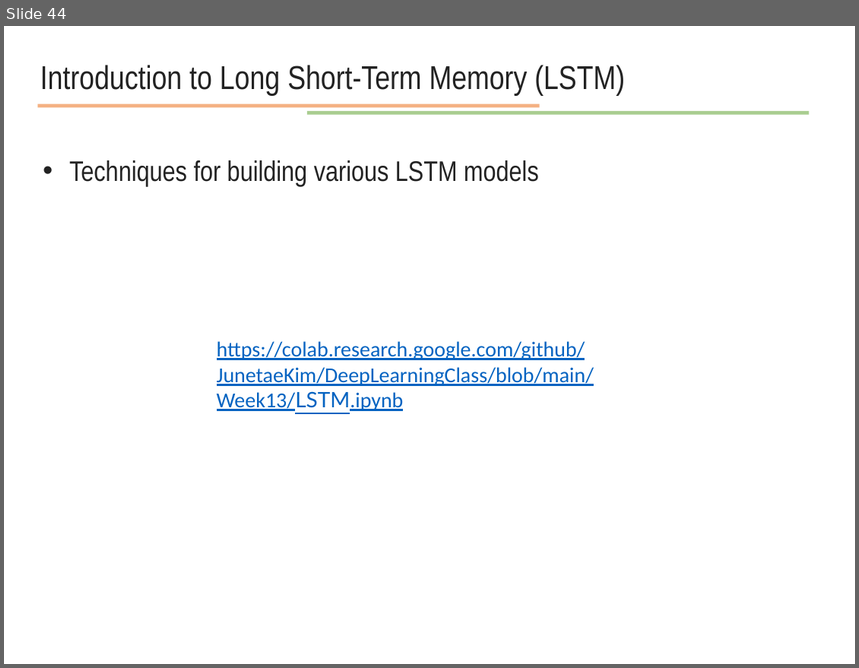
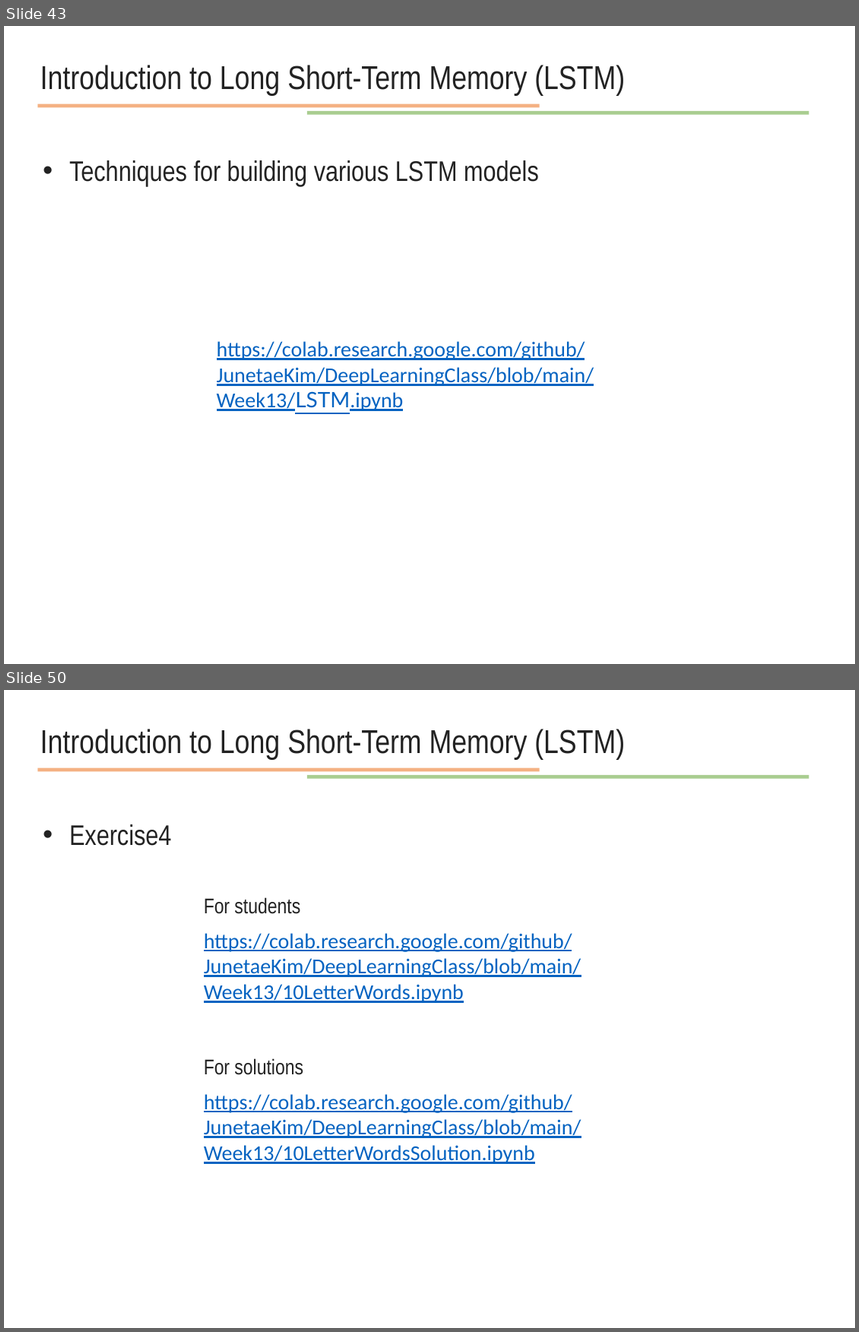
Before and after one commit to JunetaeKim/DeepLearningClass, a slide deck: Week13/week13 time series and sequential data.pptx. Shown one above the other, each under a label of ours: slide 44 before the commit, slides 43 and 50 after it; the slides between them are not shown. The pictures are 859x668 and 859x1332 pixels, drawn with LibreOffice and Linux fonts; fonts in the diff are those of the drawing. Boxes give left, top, right and bottom in pixels: in the first picture for what was removed or moved away, otherwise in the second. Text is boxed around its words. In the diff, an @@ line names an element or a change of style, - is before the commit and + after.

```diff
--- a/Week13/week13 time series and sequential data.pptx
+++ b/Week13/week13 time series and sequential data.pptx
@@ slide 50 added at <box>4,690,855,1328</box>, background #FFFFFF @@
@@ text added at <box>40,729,625,760</box>, 28 pt, text #222222 @@
+Introduction to Long Short-Term Memory (LSTM)
@@ line added from (38, 770) to (539, 770), #ED7D31 3 pt @@
@@ line added from (307, 777) to (810, 777), #70AD47 3 pt @@
@@ text added at <box>69,825,171,846</box>, 24 pt, text #222222 @@
+• Exercise4
@@ text added at <box>204,897,300,914</box>, 18 pt, text #222222 @@
+For students
@@ text added at <box>204,933,582,1003</box>, 18 pt, text #0563C1, underline @@
+https://colab.research.google.com/github/JunetaeKim/DeepLearningClass/blob/main/Week13/10LetterWords.ipynb
@@ text added at <box>204,1059,303,1075</box>, 18 pt, text #222222 @@
+For solutions
@@ text added at <box>204,1094,582,1164</box>, 18 pt, text #0563C1, underline @@
+https://colab.research.google.com/github/JunetaeKim/DeepLearningClass/blob/main/Week13/10LetterWordsSolution.ipynb
@@ what was slide 44 is now slide 43 @@
```
Also in this commit, not shown: 6 other slides added, 2 slides removed, 3 other files.
